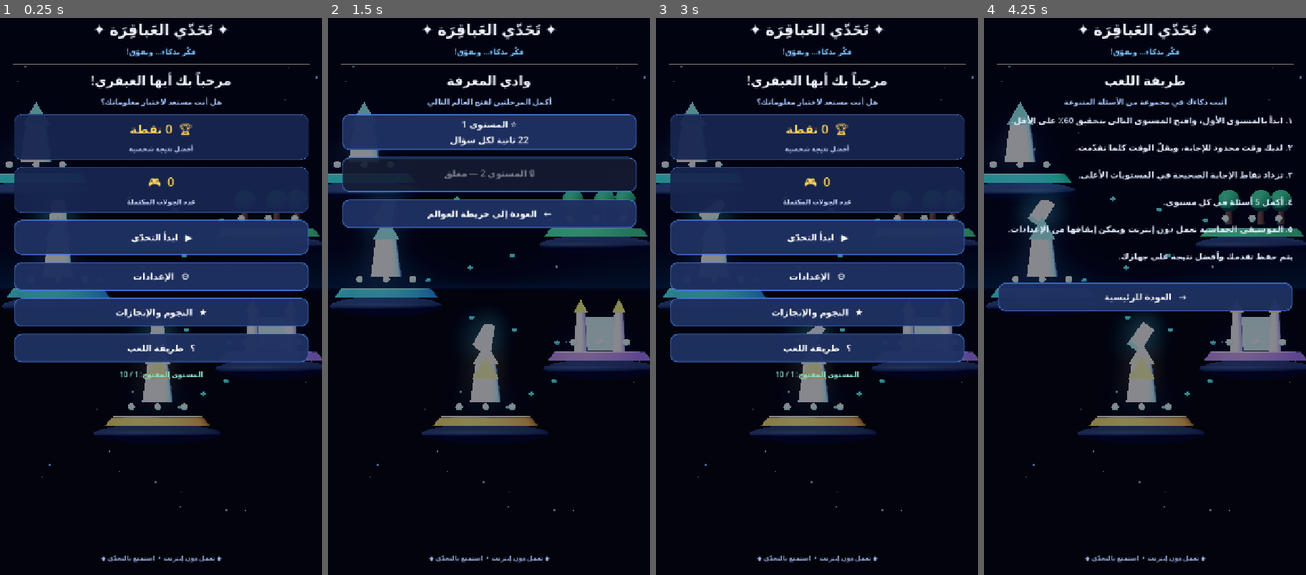
Above: before the commit, frames 1-4 (left to right).
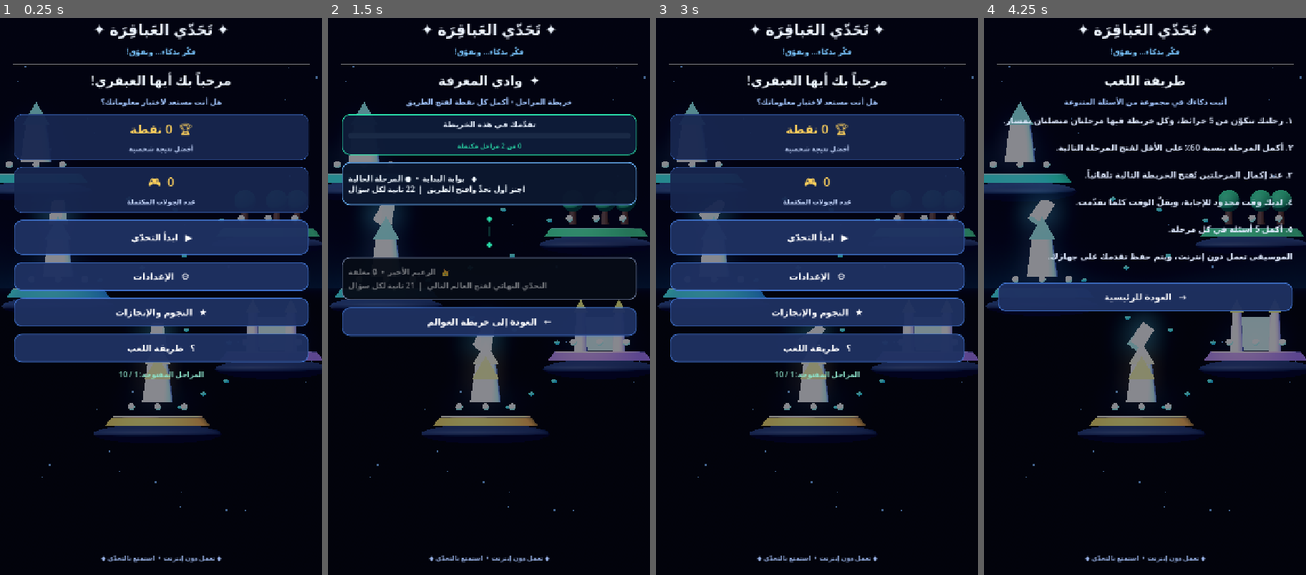
Above: after the commit, the same moments.

Repository: mahdialloui01-art/challenge-
Game: Godot game, scene res://scenes/main.tscn
Two runs of this game, one before a commit and one after it. Both use one fixed random seed, a clock stepped at 60 frames per second and the inputs below.
Inputs:
- Up to frame 1 (0.25 s): no input
- Up to frame 2 (1.5 s): click "▶ ابدأ التحدّي" at 0.5 s; click "✦ وادي المعرفة بوابة البداية …" (after the commit: "✦ وادي المعرفة بوابة الاكتشاف…") at 1.25 s
- Up to frame 3 (3 s): click "⭐ المستوى 1 22 ثانية لكل سؤال" (after the commit: "◆ بوابة البداية • ● المرحلة ا…") at 2 s; click "القائمة الرئيسية" at 2.75 s
- Up to frame 4 (4.25 s): click "؟ طريقة اللعب" at 3.5 s

The runs differ from the first frame. In frame 1, 0.1% of the frame differs, in the area x 36-64%, y 63-65%; in frame 2, 22%, in the area x 4-96%, y 10-58%; in frame 3, 0.1%; in frame 4, 3.4%.

Commit message:
Add premium world map stage progression
Redesign the adventure as five connected world maps with two stages each, progress indicators, stage unlock rules, and full completion state.

Diff:
--- a/scripts/main.gd
+++ b/scripts/main.gd
@@ -368,7 +368,7 @@
         music_enabled = bool(config.get_value("settings", "music", true))
     if not DIFFICULTIES.has(difficulty):
         difficulty = "medium"
-    unlocked_level = clampi(unlocked_level, 1, 10)
+    unlocked_level = clampi(unlocked_level, 1, 11)
 
 func _save_player_data() -> void:
     var config := ConfigFile.new()
@@ -520,7 +520,7 @@
 
     var mode: Dictionary = DIFFICULTIES[difficulty]
     var mode_label := Label.new()
-    mode_label.text = "المستوى المفتوح: %d / 10" % unlocked_level
+    mode_label.text = "المراحل المفتوحة: %d / 10" % mini(unlocked_level, 10)
     mode_label.horizontal_alignment = HORIZONTAL_ALIGNMENT_CENTER
     mode_label.add_theme_font_size_override("font_size", 16)
     mode_label.add_theme_color_override("font_color", Color(0.55, 0.88, 0.78))
@@ -580,7 +580,7 @@
     _clear_content()
     _add_heading("طريقة اللعب", "أثبت ذكاءك في مجموعة من الأسئلة المتنوعة")
     var rules := Label.new()
-    rules.text = "١. ابدأ بالمستوى الأول، وافتح المستوى التالي بتحقيق 60٪ على الأقل.\n\n٢. لديك وقت محدود للإجابة، ويقلّ الوقت كلما تقدّمت.\n\n٣. تزداد نقاط الإجابة الصحيحة في المستويات الأعلى.\n\n٤. أكمل 5 أسئلة في كل مستوى.\n\n٥. الموسيقى الحماسية تعمل دون إنترنت ويمكن إيقافها من الإعدادات.\n\nيتم حفظ تقدمك وأفضل نتيجة على جهازك."
+    rules.text = "١. رحلتك تتكوّن من 5 خرائط، وكل خريطة فيها مرحلتان متصلتان بمسار.\n\n٢. أكمل المرحلة بنسبة 60٪ على الأقل لفتح المرحلة التالية.\n\n٣. عند إكمال المرحلتين تُفتح الخريطة التالية تلقائياً.\n\n٤. لديك وقت محدود للإجابة، ويقلّ الوقت كلما تقدّمت.\n\n٥. أكمل 5 أسئلة في كل مرحلة.\n\nالموسيقى تعمل دون إنترنت، ويتم حفظ تقدمك على جهازك."
     rules.autowrap_mode = TextServer.AUTOWRAP_WORD_SMART
     rules.add_theme_font_size_override("font_size", 19)
     rules.add_theme_color_override("font_color", Color(0.88, 0.92, 1.0))
@@ -592,38 +592,84 @@
 
 func _show_world_map() -> void:
     _clear_content()
-    _add_heading("رحلة العباقرة", "خمسة عوالم عائمة… افتح طريقك نحو القمة")
+    _add_heading("رحلة العباقرة", "خمسة عوالم… وكل عالم خريطة بمراحلها الخاصة")
     var names := ["وادي المعرفة", "غابة الألغاز", "مدينة العلوم", "قلعة العباقرة", "قمة الأساطير"]
-    var subtitles := ["بوابة البداية", "أسرار الطبيعة", "مختبر التحدّي", "مواجهة الحراس", "الاختبار الأسطوري"]
+    var subtitles := ["بوابة الاكتشاف", "أسرار الطبيعة", "مختبر التحدّي", "حصن الحراس", "الاختبار الأسطوري"]
     var icons := ["✦", "♣", "⚗", "♜", "♛"]
+    var tints := [Color(0.16, 0.86, 0.66), Color(0.35, 0.82, 0.43), Color(0.25, 0.68, 1.0), Color(0.70, 0.48, 1.0), Color(1.0, 0.70, 0.28)]
+
+    var journey := _make_button("🗺  تقدّم الرحلة   %d / 10 مرحلة" % mini(unlocked_level - 1, 10))
+    journey.custom_minimum_size.y = 58
+    journey.disabled = true
+    content.add_child(journey)
+
     for world in range(5):
         var first_level := world * 2 + 1
+        var completed := clampi(unlocked_level - first_level, 0, 2)
         var locked := first_level > unlocked_level
-        var status := "🔒 مقفل" if locked else ("★ العالم الحالي" if first_level <= unlocked_level and unlocked_level < first_level + 2 else "✓ متاح")
+        var tint: Color = tints[world]
+        var status := "✓ اكتملت الخريطة" if completed == 2 else ("🔒 لم تُفتح بعد" if locked else "✦ الخريطة الحالية")
         var card := PanelContainer.new()
         var style := StyleBoxFlat.new()
-        style.bg_color = Color(0.035, 0.075, 0.16, 0.92) if not locked else Color(0.025, 0.04, 0.085, 0.9)
-        style.border_color = Color(0.22, 0.72, 1.0, 0.9) if not locked else Color(0.22, 0.30, 0.45, 0.65)
+        style.bg_color = Color(0.035, 0.075, 0.16, 0.97) if not locked else Color(0.025, 0.04, 0.085, 0.94)
+        style.border_color = tint if not locked else Color(0.20, 0.29, 0.43, 0.72)
         style.set_border_width_all(2)
-        style.set_corner_radius_all(16)
-        style.content_margin_left = 14
-        style.content_margin_right = 14
-        style.content_margin_top = 8
-        style.content_margin_bottom = 8
+        style.set_corner_radius_all(20)
+        style.content_margin_left = 12
+        style.content_margin_right = 12
+        style.content_margin_top = 10
+        style.content_margin_bottom = 10
         card.add_theme_stylebox_override("panel", style)
+
+        var box := VBoxContainer.new()
+        box.add_theme_constant_override("separation", 6)
+        card.add_child(box)
         var button := Button.new()
         button.text = "%s   %s\n%s     %s" % [icons[world], names[world], subtitles[world], status]
-        button.custom_minimum_size = Vector2(0, 66)
+        button.custom_minimum_size = Vector2(0, 72)
         button.size_flags_horizontal = Control.SIZE_EXPAND_FILL
         button.alignment = HORIZONTAL_ALIGNMENT_RIGHT
-        button.add_theme_font_size_override("font_size", 18)
-        button.add_theme_color_override("font_color", Color(0.92, 0.97, 1.0) if not locked else Color(0.55, 0.62, 0.75))
+        button.add_theme_font_size_override("font_size", 19)
+        button.add_theme_color_override("font_color", Color(0.94, 0.97, 1.0) if not locked else Color(0.55, 0.62, 0.75))
         button.flat = true
         button.disabled = locked
         if not locked:
             button.pressed.connect(_show_world_levels.bind(world))
-        card.add_child(button)
+        box.add_child(button)
+
+        var row := HBoxContainer.new()
+        var count := Label.new()
+        count.text = "%d / 2 مراحل" % completed
+        count.add_theme_font_size_override("font_size", 14)
+        count.add_theme_color_override("font_color", tint if not locked else Color(0.48, 0.55, 0.68))
+        row.add_child(count)
+        var spacer := Control.new()
+        spacer.size_flags_horizontal = Control.SIZE_EXPAND_FILL
+        row.add_child(spacer)
+        var stars := Label.new()
+        stars.text = ("★ " if completed >= 1 else "☆ ") + ("★" if completed >= 2 else "☆")
+        stars.add_theme_font_size_override("font_size", 17)
+        stars.add_theme_color_override("font_color", Color(1.0, 0.78, 0.32))
+        row.add_child(stars)
+        box.add_child(row)
+
+        var progress := ProgressBar.new()
+        progress.min_value = 0
+        progress.max_value = 2
+        progress.value = completed
+        progress.show_percentage = false
+        progress.custom_minimum_size.y = 9
+        var progress_bg := StyleBoxFlat.new()
+        progress_bg.bg_color = Color(0.10, 0.16, 0.27)
+        progress_bg.set_corner_radius_all(8)
+        progress.add_theme_stylebox_override("background", progress_bg)
+        var progress_fill := StyleBoxFlat.new()
+        progress_fill.bg_color = tint
+        progress_fill.set_corner_radius_all(8)
+        progress.add_theme_stylebox_override("fill", progress_fill)
+        box.add_child(progress)
         content.add_child(card)
+
     var back := _make_button("⌂   العودة للرئيسية")
     back.pressed.connect(_show_main_menu)
     content.add_child(back)
@@ -631,20 +677,107 @@
 func _show_world_levels(world: int) -> void:
     _clear_content()
     var first_level := world * 2 + 1
-    var last_level := first_level + 1
     var names := ["وادي المعرفة", "غابة الألغاز", "مدينة العلوم", "قلعة العباقرة", "قمة الأساطير"]
-    _add_heading(names[world], "أكمل المرحلتين لفتح العالم التالي")
-    for level in range(first_level, last_level + 1):
-        var locked := level > unlocked_level
-        var is_boss := level == last_level
-        var seconds := maxi(8, 22 - (level - 1))
-        var caption := "🔒 المستوى %d — مغلق" % level if locked else "%s المستوى %d\n%d ثانية لكل سؤال" % ["👑 زعيم العالم" if is_boss else "⭐", level, seconds]
-        var button := _make_button(caption)
-        button.custom_minimum_size.y = 78
-        button.disabled = locked
+    var icons := ["✦", "♣", "⚗", "♜", "♛"]
+    var tints := [Color(0.16, 0.86, 0.66), Color(0.35, 0.82, 0.43), Color(0.25, 0.68, 1.0), Color(0.70, 0.48, 1.0), Color(1.0, 0.70, 0.28)]
+    var tint: Color = tints[world]
+    var completed_stages := clampi(unlocked_level - first_level, 0, 2)
+    _add_heading("%s  %s" % [icons[world], names[world]], "خريطة المراحل • أكمل كل نقطة لفتح الطريق")
+
+    var banner := PanelContainer.new()
+    var banner_style := StyleBoxFlat.new()
+    banner_style.bg_color = Color(0.055, 0.11, 0.22, 0.97)
+    banner_style.border_color = tint
+    banner_style.set_border_width_all(2)
+    banner_style.set_corner_radius_all(18)
+    banner_style.content_margin_left = 14
+    banner_style.content_margin_right = 14
+    banner_style.content_margin_top = 10
+    banner_style.content_margin_bottom = 10
+    banner.add_theme_stylebox_override("panel", banner_style)
+    var banner_box := VBoxContainer.new()
+    banner_box.add_theme_constant_override("separation", 6)
+    banner.add_child(banner_box)
+    var banner_title := Label.new()
+    banner_title.text = "تقدّمك في هذه الخريطة"
+    banner_title.horizontal_alignment = HORIZONTAL_ALIGNMENT_CENTER
+    banner_title.add_theme_font_size_override("font_size", 18)
+    banner_title.add_theme_color_override("font_color", Color(0.91, 0.95, 1.0))
+    banner_box.add_child(banner_title)
+    var progress := ProgressBar.new()
+    progress.min_value = 0
+    progress.max_value = 2
+    progress.value = completed_stages
+    progress.show_percentage = false
+    progress.custom_minimum_size.y = 12
+    var pbg := StyleBoxFlat.new()
+    pbg.bg_color = Color(0.10, 0.16, 0.27)
+    pbg.set_corner_radius_all(8)
+    progress.add_theme_stylebox_override("background", pbg)
+    var pfg := StyleBoxFlat.new()
+    pfg.bg_color = tint
+    pfg.set_corner_radius_all(8)
+    progress.add_theme_stylebox_override("fill", pfg)
+    banner_box.add_child(progress)
+    var count := Label.new()
+    count.text = "%d من 2 مراحل مكتملة" % completed_stages
+    count.horizontal_alignment = HORIZONTAL_ALIGNMENT_CENTER
+    count.add_theme_font_size_override("font_size", 14)
+    count.add_theme_color_override("font_color", tint)
+    banner_box.add_child(count)
+    content.add_child(banner)
+
+    var stage_titles := ["بوابة البداية", "حارس العالم"]
+    var stage_descriptions := ["اجتز أول تحدٍّ وافتح الطريق", "التحدّي النهائي لفتح العالم التالي"]
+    for index in range(2):
+        var level := first_level + index
+        var locked := level > mini(unlocked_level, 10)
+        var completed := level < unlocked_level
+        var stage_state := "✓ مكتملة" if completed else ("🔒 مغلقة" if locked else "● المرحلة الحالية")
+        var stage_color: Color = Color(0.34, 0.92, 0.68) if completed else (Color(0.43, 0.72, 1.0) if not locked else Color(0.43, 0.49, 0.62))
+        var stage_card := PanelContainer.new()
+        var stage_style := StyleBoxFlat.new()
+        stage_style.bg_color = Color(0.045, 0.09, 0.18, 0.98) if not locked else Color(0.025, 0.045, 0.085, 0.95)
+        stage_style.border_color = stage_color
+        stage_style.set_border_width_all(2)
+        stage_style.set_corner_radius_all(18)
+        stage_style.content_margin_left = 10
+        stage_style.content_margin_right = 10
+        stage_style.content_margin_top = 8
+        stage_style.content_margin_bottom = 8
+        stage_card.add_theme_stylebox_override("panel", stage_style)
+        var stage_button := Button.new()
+        var symbol := "👑" if index == 1 else ("★" if completed else ("🔒" if locked else "◆"))
+        var stage_name: String = "الزعيم الأخير" if index == 1 else stage_titles[index]
+        stage_button.text = "%s   %s  •  %s\n%s  |  %d ثانية لكل سؤال" % [symbol, stage_name, stage_state, stage_descriptions[index], maxi(8, 22 - (level - 1))]
+        stage_button.custom_minimum_size = Vector2(0, 80)
+        stage_button.size_flags_horizontal = Control.SIZE_EXPAND_FILL
+        stage_button.alignment = HORIZONTAL_ALIGNMENT_RIGHT
+        stage_button.add_theme_font_size_override("font_size", 17)
+        stage_button.add_theme_color_override("font_color", Color(0.94, 0.97, 1.0) if not locked else Color(0.50, 0.57, 0.69))
+        stage_button.flat = true
+        stage_button.disabled = locked
         if not locked:
-            button.pressed.connect(_start_level.bind(level))
-        content.add_child(button)
+            stage_button.pressed.connect(_start_level.bind(level))
+        stage_card.add_child(stage_button)
+        content.add_child(stage_card)
+        if index == 0:
+            var path := Label.new()
+            path.text = "◆\n│\n◆"
+            path.horizontal_alignment = HORIZONTAL_ALIGNMENT_CENTER
+            path.add_theme_font_size_override("font_size", 18)
+            path.add_theme_color_override("font_color", tint)
+            content.add_child(path)
+
+    if completed_stages == 2:
+        var finished := Label.new()
+        finished.text = "🏆 اكتملت هذه الخريطة! البوابة التالية مفتوحة."
+        finished.horizontal_alignment = HORIZONTAL_ALIGNMENT_CENTER
+        finished.autowrap_mode = TextServer.AUTOWRAP_WORD_SMART
+        finished.add_theme_font_size_override("font_size", 17)
+        finished.add_theme_color_override("font_color", Color(1.0, 0.82, 0.35))
+        content.add_child(finished)
+
     var back := _make_button("←   العودة إلى خريطة العوالم")
     back.pressed.connect(_show_world_map)
     content.add_child(back)
@@ -670,7 +803,10 @@
     _start_level(current_level)
 
 func _start_level(level: int) -> void:
-    current_level = clampi(level, 1, unlocked_level)
+    current_level = clampi(level, 1, 10)
+    if current_level > mini(unlocked_level, 10):
+        _show_world_map()
+        return
     if questions.is_empty():
         _clear_content()
         _add_heading("تعذّر بدء اللعبة", "لم نتمكن من تحميل الأسئلة. أعد تشغيل التطبيق.")
@@ -836,14 +972,21 @@
     _add_stat_card("أفضل نتيجة شخصية", "🏆  %d نقطة" % best_score)
     var percent := int(round(float(correct_answers) / float(question_order.size()) * 100.0))
     var level_message := ""
-    if percent >= 60 and current_level == unlocked_level and unlocked_level < 10:
+    if percent >= 60 and current_level == unlocked_level and unlocked_level <= 10:
         unlocked_level += 1
-        level_message = "🎉 فتحت المستوى %d!" % unlocked_level
+        if unlocked_level == 11:
+            level_message = "🏆 اكتملت الرحلة! أنت أسطورة العباقرة!"
+        elif current_level % 2 == 0:
+            level_message = "🎉 اكتملت الخريطة! فُتحت الخريطة التالية."
+        else:
+            level_message = "🎉 فتحت المرحلة %d داخل الخريطة!" % unlocked_level
         _save_player_data()
+    elif percent < 60 and current_level == unlocked_level:
+        level_message = "تحتاج 60%% على الأقل لفتح المرحلة التالية. حاول مجدداً!"
     elif percent < 60:
-        level_message = "تحتاج 60%% على الأقل لفتح المستوى التالي. حاول مجدداً!"
+        level_message = "أعد هذه المرحلة وحاول تحسين نتيجتك!"
     else:
-        level_message = "أنت متقدم في المستويات! واصل التحدّي."
+        level_message = "أنت متقدم في الرحلة! واصل التحدّي."
     var result_text := Label.new()
     result_text.text = "نسبة الإجابات الصحيحة: %d%%\n%s" % [percent, level_message]
     result_text.horizontal_alignment = HORIZONTAL_ALIGNMENT_CENTER
@@ -855,7 +998,7 @@
     replay.pressed.connect(func(): _start_level(current_level))
     content.add_child(replay)
     var levels := _make_button("🏅   قائمة المستويات")
-    levels.pressed.connect(_show_levels)
+    levels.pressed.connect(_show_world_map)
     content.add_child(levels)
     var home := _make_button("⌂   القائمة الرئيسية")
     home.pressed.connect(_show_main_menu)
